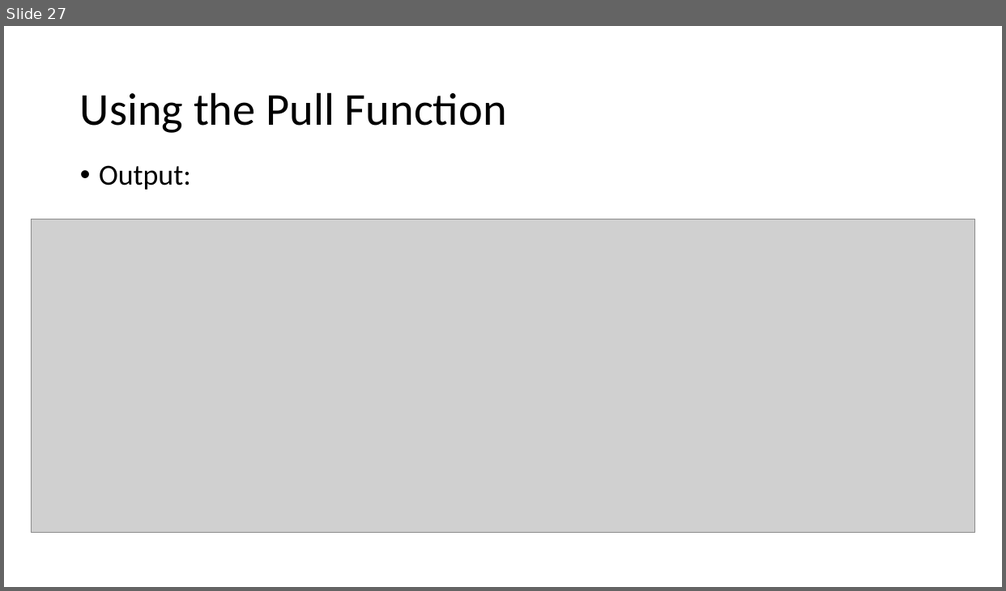
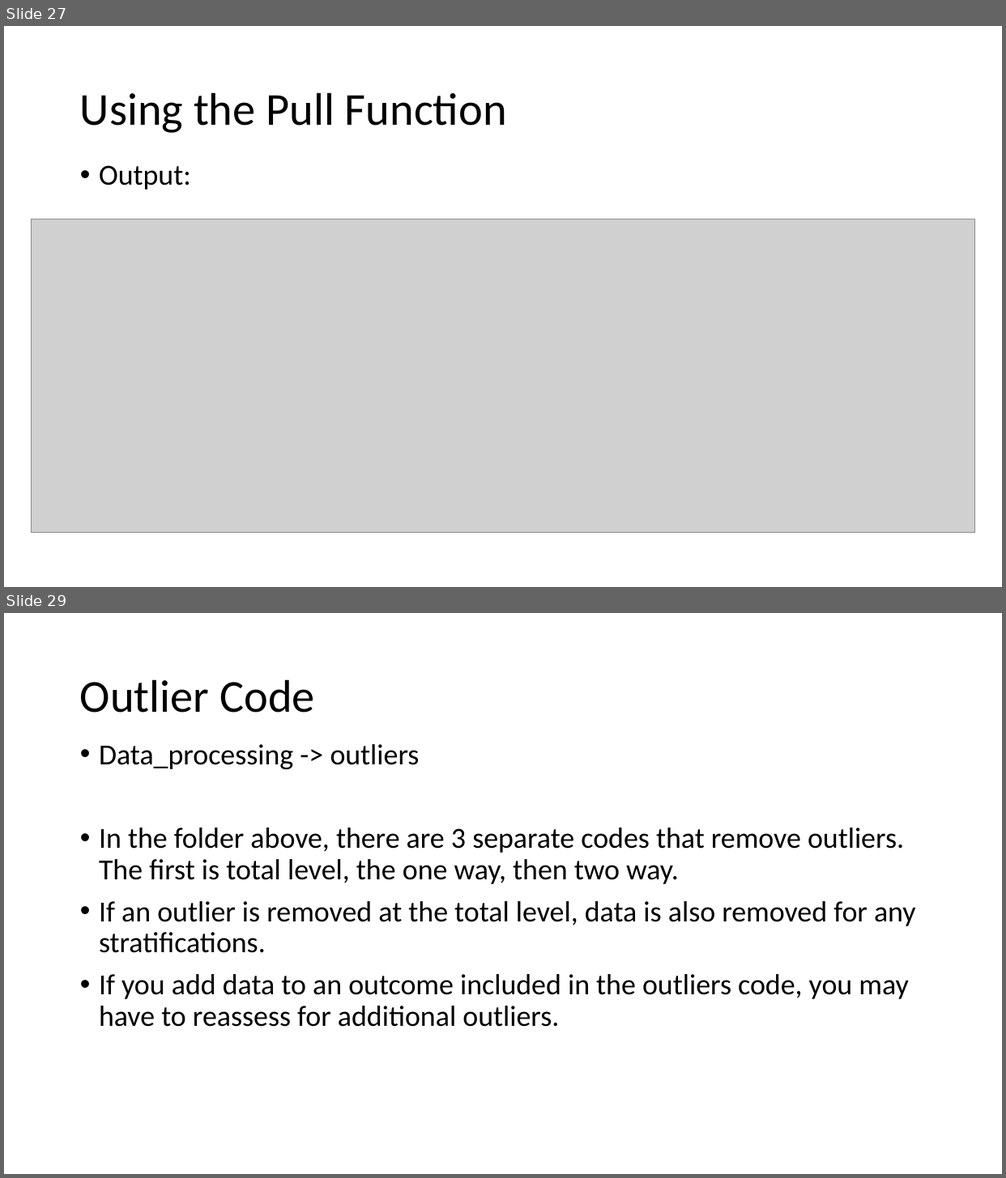
Before and after one commit to tfojo1/jheem_analyses, a slide deck: documentation/Data Manager/Data Manager Overview.pptx. Shown one above the other, each under a label of ours: slide 27 before the commit, slides 27 and 29 after it; the slides between them are not shown. The pictures are 1006x591 and 1006x1178 pixels, drawn with LibreOffice and Linux fonts; fonts in the diff are those of the drawing; grey boxes stand for pictures. Boxes give left, top, right and bottom in pixels: in the first picture for what was removed or moved away, otherwise in the second. Text is boxed around its words. In the diff, an @@ line names an element or a change of style, - is before the commit and + after.

Commit message:
updating documentation folder

```diff
--- a/documentation/Data Manager/Data Manager Overview.pptx
+++ b/documentation/Data Manager/Data Manager Overview.pptx
@@ slide 29 added at (4, 613, 1002, 1174), background #FFFFFF @@
@@ title added at (80, 679, 315, 713), 44 pt, text #000000 @@
+Outlier Code
@@ text added at (99, 744, 916, 1027), 28 pt, text #000000 @@
+• Data_processing -> outliers
+• In the folder above, there are 3 separate codes that remove outliers. The first is total level, the one way, then two way.
+• If an outlier is removed at the total level, data is also removed for any stratifications.
+• If you add data to an outcome included in the outliers code, you may have to reassess for additional outliers.
```
Also in this commit, not shown: 1 slide changed, 2 other slides added, 1 slide removed, 3 other files.
